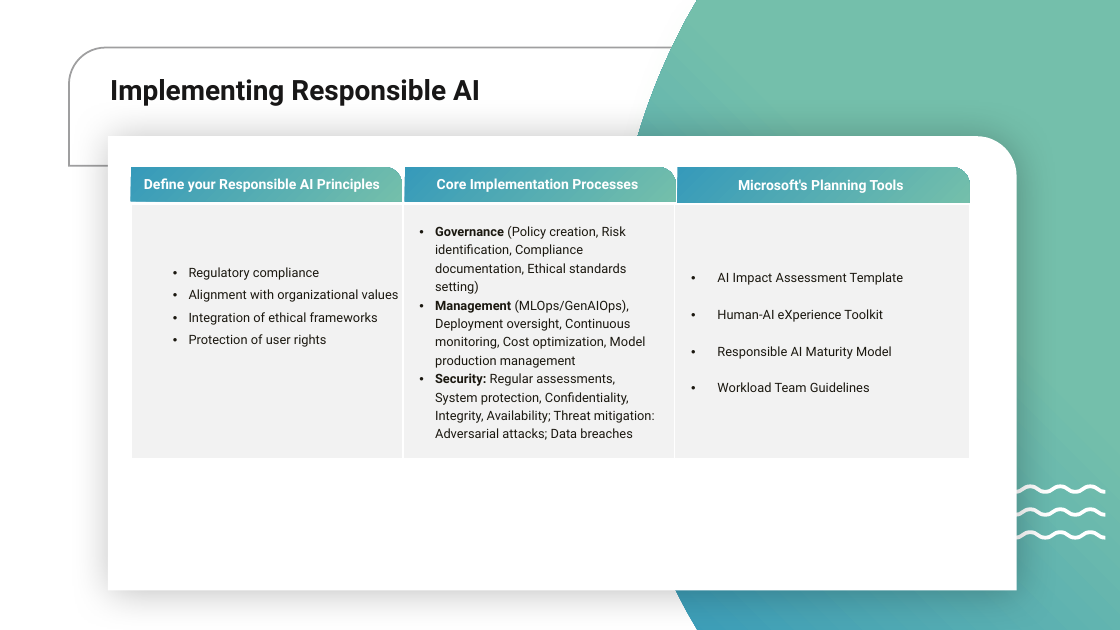
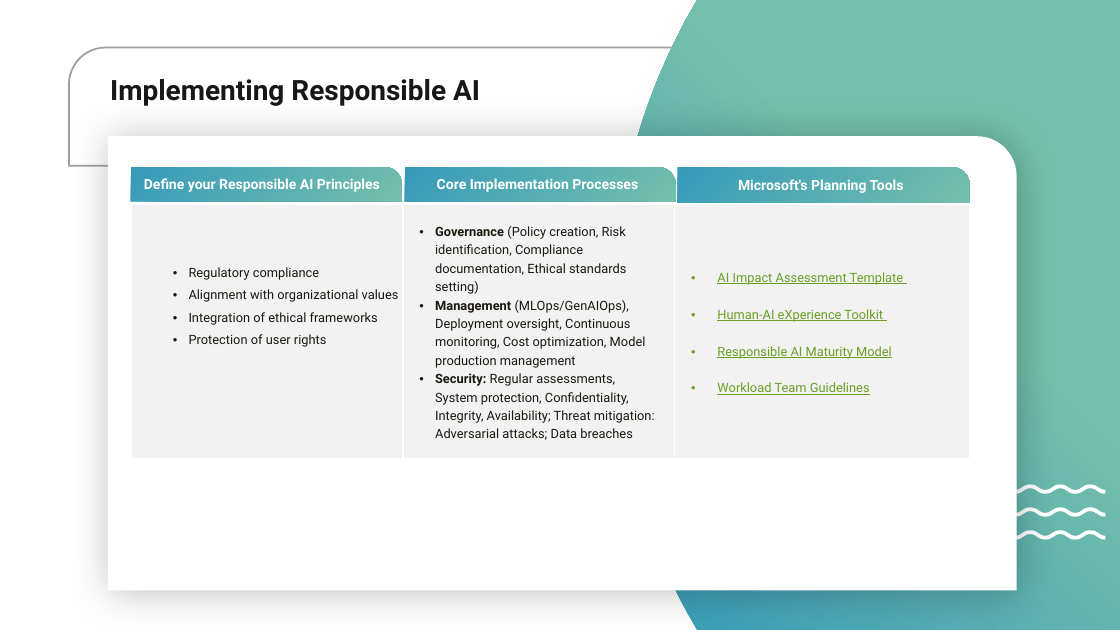
Before and after one commit to hzmarrou/AI-strategy-workshop, a slide deck: slide 28 of AIStrategyAzure-GU.pptx (slide 26 before the commit). Drawn at 1120x630 pixels with LibreOffice and Linux fonts; fonts in the diff are those of the drawing. Boxes give left, top, right and bottom in pixels: in the first picture for what was removed or moved away, otherwise in the second. Text is boxed around its words. In the diff, an @@ line names an element or a change of style, - is before the commit and + after.

```diff
--- a/AIStrategyAzure-GU.pptx
+++ b/AIStrategyAzure-GU.pptx
@@ table at (x1=131, y1=204, x2=970, y2=460) @@
@@ text colour #1B1810 to #6B9F25, underline on in "AI Impact Assessment Template", "Human-AI eXperience Toolkit", "Responsible AI Maturity Model", "Workload Team Guidelines" @@
```
Also in this commit, not shown: 11 other slides changed, 5 slides added, 1 other file.
